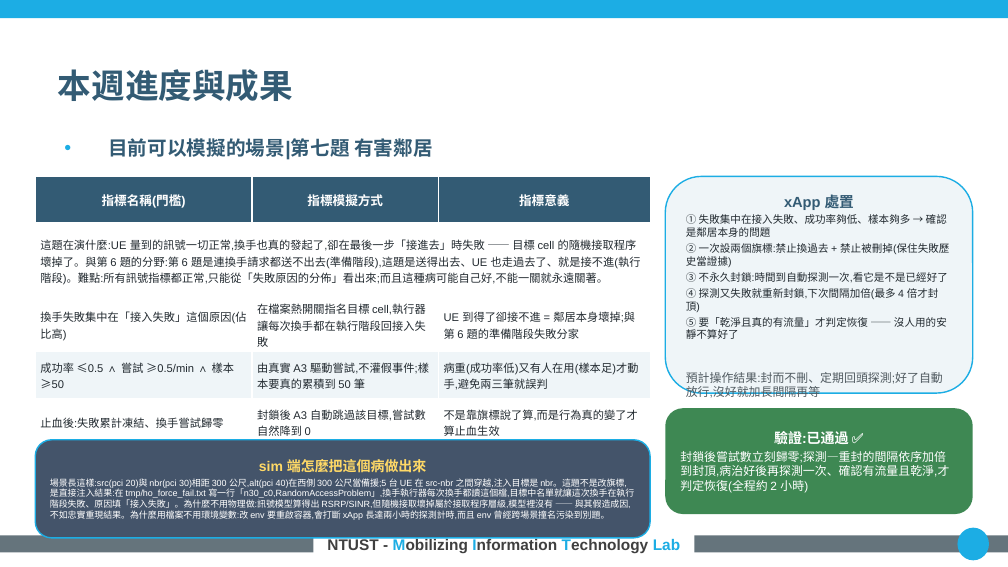
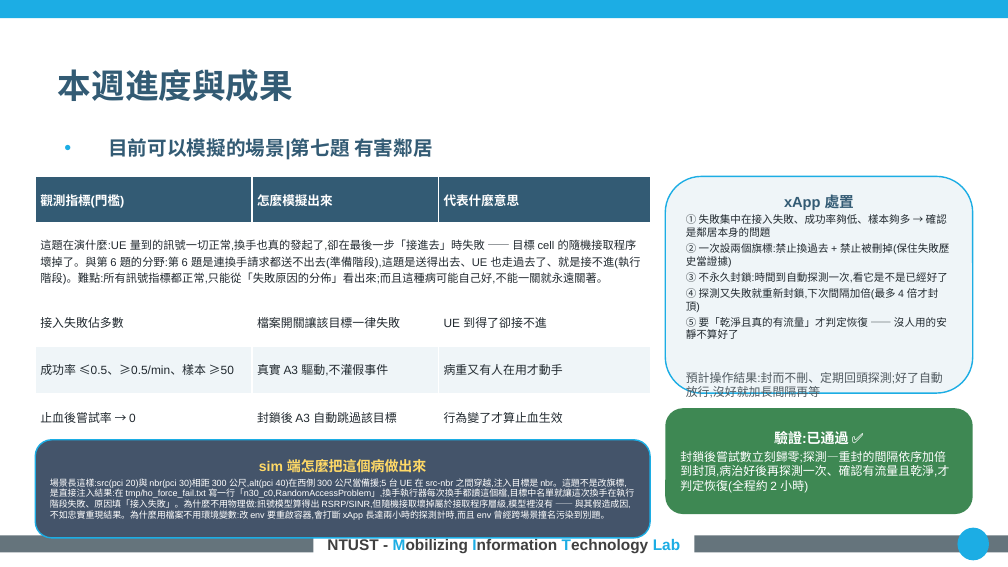
Before and after one commit to kimOuO/RAN-sim-OAI, a slide deck: slide 10 of docs/report/8_27_進度報告_v10十二題.pptx. Drawn at 1008x567 pixels with LibreOffice and Linux fonts; fonts in the diff are those of the drawing; background and template pictures are left out. Boxes give left, top, right and bottom in pixels: in the first picture for what was removed or moved away, otherwise in the second. Text is boxed around its words. In the diff, an @@ line names an element or a change of style, - is before the commit and + after.

```diff
--- a/docs/report/8_27_進度報告_v10十二題.pptx
+++ b/docs/report/8_27_進度報告_v10十二題.pptx
@@ table at bbox=[35, 176, 650, 438] @@
-row 1: 指標名稱(門檻) | 指標模擬方式 | 指標意義
+row 1: 觀測指標(門檻) | 怎麼模擬出來 | 代表什麼意思
-row 3: 換手失敗集中在「接入失敗」這個原因(佔比高) | 在檔案熱開關指名目標 cell,執行器讓每次換手都在執行階段回接入失敗 | UE 到得了卻接不進 = 鄰居本身壞掉;與第 6 題的準備階段失敗分家
+row 3: 接入失敗佔多數 | 檔案開關讓該目標一律失敗 | UE 到得了卻接不進
-row 4: 成功率 ≤0.5 ∧ 嘗試 ≥0.5/min ∧ 樣本 ≥50 | 由真實 A3 驅動嘗試,不灌假事件;樣本要真的累積到 50 筆 | 病重(成功率低)又有人在用(樣本足)才動手,避免兩三筆就誤判
+row 4: 成功率 ≤0.5、≥0.5/min、樣本 ≥50 | 真實 A3 驅動,不灌假事件 | 病重又有人在用才動手
-row 5: 止血後:失敗累計凍結、換手嘗試歸零 | 封鎖後 A3 自動跳過該目標,嘗試數自然降到 0 | 不是靠旗標說了算,而是行為真的變了才算止血生效
+row 5: 止血後嘗試率 → 0 | 封鎖後 A3 自動跳過該目標 | 行為變了才算止血生效
```
Also in this commit, not shown: 11 other slides changed, 1 other file.
